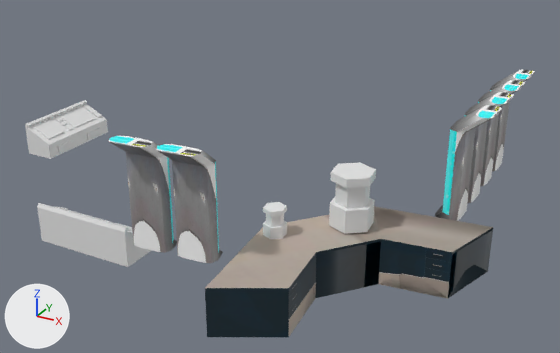
The FBX model Call-From-Space/Assets/Prefabs/RoomX_Decor.fbx as it was, and as the next commit left it.
Rendered twice from a camera (50 mm lens) standing at (202.7, -101.0, 84.9) and looking at (111.9, 64.1, 2.4). The lights are fixed; the arrows at lower left show +X, +Y and +Z. Where no turn or scale is listed for an object, it has been applied to the vertices.
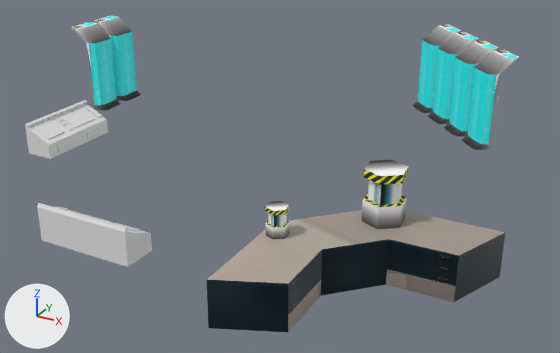
Where the newer file only moved an object's origin or applied its transform, the numbers keep the older frame.

What differs and where, as boxes [x1, y1, x2, y2] in the pictures (560 x 353 px):
'Circle.046', reshaped, turned, rescaled: before [205, 206, 493, 337]; after [207, 210, 506, 332]
'Cube.179', mesh turned: before [156, 144, 223, 263]; after [71, 22, 121, 111]
'Cube.183', mesh turned: before [108, 136, 177, 253]; after [94, 16, 141, 101]
'Cube.178', mesh turned: before [435, 105, 502, 221]; after [462, 50, 520, 150]
'Cube.177', mesh turned: before [465, 92, 514, 203]; after [444, 41, 499, 136]
'Cylinder', recoloured, mesh moved: before [329, 183, 375, 234]; after [362, 180, 406, 229]
'Cube.184', mesh turned: before [478, 80, 525, 186]; after [428, 32, 479, 124]
'Cube.176', mesh turned: before [490, 70, 535, 171]; after [413, 25, 461, 113]
'Cylinder.001', recoloured, mesh moved: before [330, 162, 376, 188]; after [364, 160, 409, 185]
'Cylinder.004', added: after [265, 201, 290, 215]
'Cylinder.002', deleted: before [263, 202, 287, 216]
part 9 of me_circle_048, added: after [207, 210, 506, 332]
part 10 of me_circle_048, deleted: before [205, 206, 493, 337]

Edits to the bpy script that builds the scene:
```text
Change me_circle_048:
    used by ob_circle_046; location = (159.9, 18.4, -4.0); rotation_euler = (1.571, 0.0, 1.678), in degrees (90, 0, 96); scale = (0.01, 0.01, 0.01)
    remove me_circle_048.from_pydata(...)  # 52 vertices, 42 faces; spans x -1410.0..3165.0, y 91.0..1194.0, z -3089.0..1485.0
    add me_circle_048.from_pydata(...)  # 26 vertices, 16 faces; spans x -14.0..32.0, y 1.0..12.0, z -31.0..15.0
    me_circle_048 part 9: a new loose piece of 22 vertices spanning x -14.0..32.0, y 1.0..12.0, z -31.0..15.0, in mat_material_230 (picture img_desk_jpg)
    me_circle_048 part 10: the whole mesh is rebuilt
Change me_cube_201:
    where me_cube_201.from_pydata(...)  # 54 vertices, 52 faces; spans x -3.7..7.2, y -4.6..4.6, z -11.1..13.7
    me_cube_201 part 8: the whole mesh is turned 45.1 degrees about the z axis through its middle, then moved by (-15.0, 43.3, 0.0)
Change me_cube_204:
    where me_cube_204.from_pydata(...)  # 54 vertices, 52 faces; spans x -4.6..5.0, y -7.3..3.9, z -11.1..13.7
    me_cube_204 part 1: the whole mesh is turned -92.8 degrees about the z axis through its middle, then moved by (-71.6, 78.1, 0.0)
Change me_cube_202:
    where me_cube_202.from_pydata(...)  # 54 vertices, 52 faces; spans x -3.7..7.2, y -4.6..4.6, z -11.1..13.7
    me_cube_202 part 6: the whole mesh is turned 45.1 degrees about the z axis through its middle, then moved by (-7.5, 46.5, 0.0)
Change me_cube_122:
    where me_cube_122.from_pydata(...)  # 54 vertices, 52 faces; spans x -3.7..7.2, y -4.6..4.6, z -11.1..13.7
    me_cube_122 part 7: the whole mesh is turned 45.1 degrees about the z axis through its middle, then moved by (-30.0, 37.1, 0.0)
Change me_cube_200:
    where me_cube_200.from_pydata(...)  # 54 vertices, 52 faces; spans x -3.7..7.2, y -4.6..4.6, z -11.1..13.7
    me_cube_200 part 4: the whole mesh is turned 45.1 degrees about the z axis through its middle, then moved by (-22.6, 40.2, 0.0)
Change me_cylinder_001:
    where me_cylinder_001.from_pydata(...)  # 12 vertices, 8 faces; spans x -4.49..4.49, y -4.84..4.84, z -0.95..0.95
    me_cylinder_001 part 5: the whole mesh is moved by (5.01, 5.92, -0.5)
    add me_cylinder_001.materials.append(mat_material_199)  # picture img_capsule_jpg
Change me_cube_203:
    where me_cube_203.from_pydata(...)  # 54 vertices, 52 faces; spans x -4.6..5.0, y -7.3..3.9, z -11.1..13.7
    me_cube_203 part 2: the whole mesh is turned -92.8 degrees about the z axis through its middle, then moved by (-81.9, 66.7, 0.0)
Change me_cylinder:
    where me_cylinder.from_pydata(...)  # 28 vertices, 24 faces; spans x -4.49..4.49, y -4.84..4.84, z -2.67..8.14
    me_cylinder part 3: the whole mesh is moved by (5.01, 5.92, -0.5)
    add me_cylinder.materials.append(mat_material_198)  # picture img_capsule_jpg
Change ob_circle_046:
    ob_circle_046.scale: (0.01, 0.01, 0.01) -> (1.0, 1.0, 1.0)
    ob_circle_046.rotation_euler: (1.571, 0.0, 1.678) -> (1.571, 0.0, 1.589)  # degrees (90, 0, 96) -> degrees (90, 0, 91)
Remove ob_cylinder_002:
    ob_cylinder_002 = bpy.data.objects.new('Cylinder.002', me_cylinder_002)
Add ob_cylinder_004:
    ob_cylinder_004 = bpy.data.objects.new('Cylinder.004', me_cylinder_004)  # a 6-sided cylinder along z spanning x -2.33..2.33, y -2.51..2.51, z -0.49..0.49; in mat_material_200 (picture img_capsule_jpg)
    ob_cylinder_004.location = (132.2, 26.2, 14.1)
```
